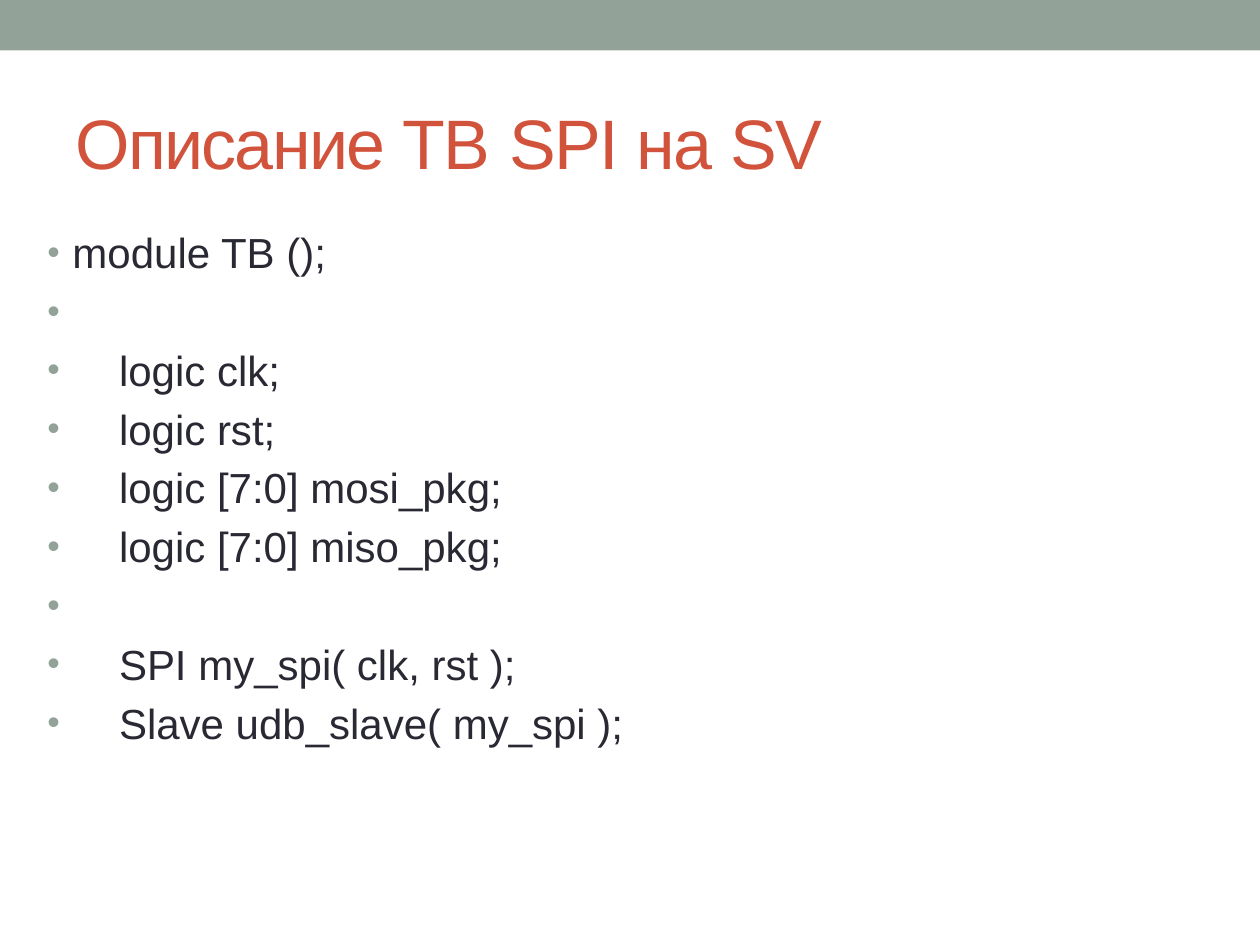
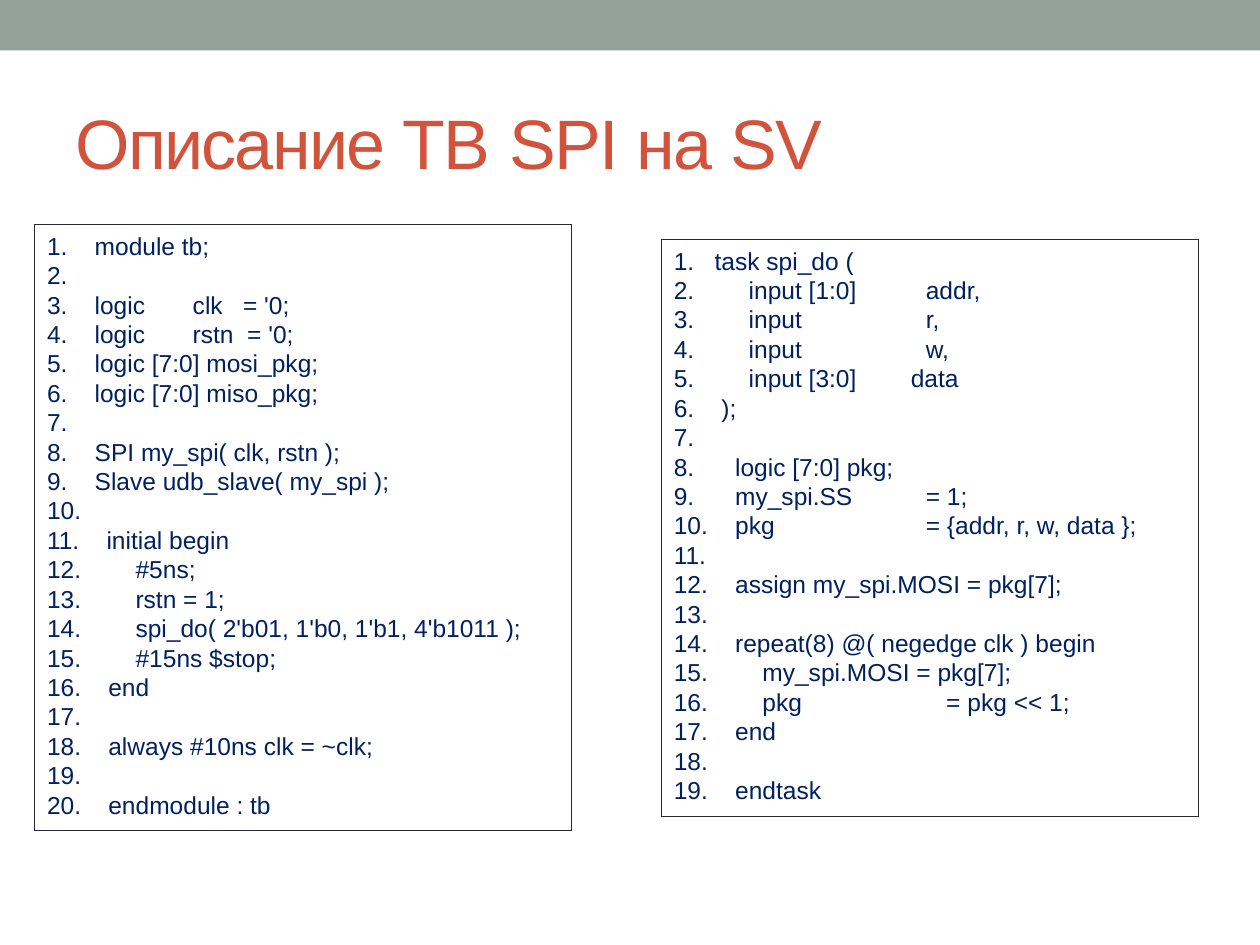
Before and after one commit to kenezoer/soc_programming, a slide deck: slide 12 of doc/Labs/LabWork1.pptx (slide 16 before the commit). Drawn at 1260x945 pixels with LibreOffice and Linux fonts; fonts in the diff are those of the drawing. Boxes give left, top, right and bottom in pixels: in the first picture for what was removed or moved away, otherwise in the second. Text is boxed around its words. In the diff, an @@ line names an element or a change of style, - is before the commit and + after.

```diff
--- a/doc/Labs/LabWork1.pptx
+++ b/doc/Labs/LabWork1.pptx
@@ rectangle added at (35,224,572,830), outline #292934 0.75 pt, 14 pt, text #002060 @@
+1. module tb;
+2. logic clk = '0;
+3. logic rstn = '0;
+4. logic [7:0] mosi_pkg;
+5. logic [7:0] miso_pkg;
+6. SPI my_spi( clk, rstn );
+7. Slave udb_slave( my_spi );
+8. initial begin
+9. #5ns;
+10. rstn = 1;
+11. spi_do( 2'b01, 1'b0, 1'b1, 4'b1011 );
+12. #15ns $stop;
+13. end
+14. always #10ns clk = ~clk;
+15. endmodule : tb
@@ text removed at (72,237,586,747) @@
-• module TB ();
-• logic clk;
-• logic rst;
-• logic [7:0] mosi_pkg;
-• logic [7:0] miso_pkg;
-• SPI my_spi( clk, rst );
-• Slave udb_slave( my_spi );
@@ rectangle added at (662,239,1198,816), outline #292934 0.75 pt, 14 pt, text #002060 @@
+1. task spi_do (
+2. input [1:0] addr,
+3. input r,
+4. input w,
+5. input [3:0] data
+6. );
+7. logic [7:0] pkg;
+8. my_spi.SS = 1;
+9. pkg = {addr, r, w, data };
+10. assign my_spi.MOSI = pkg[7];
+11. repeat(8) @( negedge clk ) begin
+12. my_spi.MOSI = pkg[7];
+13. pkg = pkg << 1;
+14. end
+15. endtask
```
Also in this commit, not shown: 4 other slides changed, 3 slides added, 8 slides removed, 3 other files.
